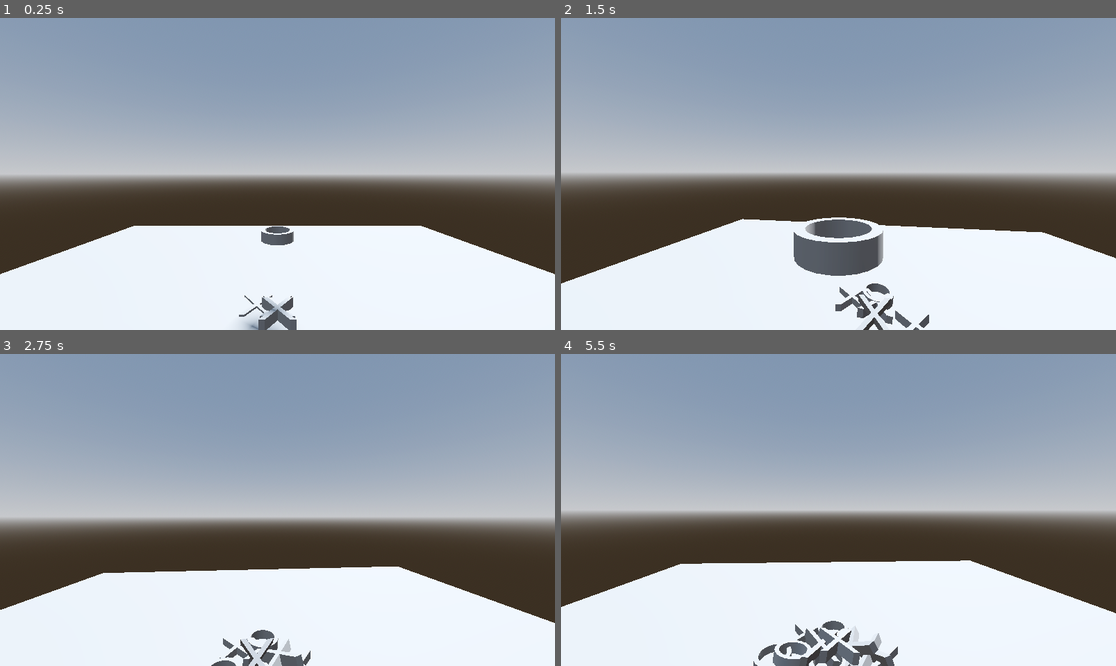
Above: before the commit, frames 1-4 (two rows, left to right).
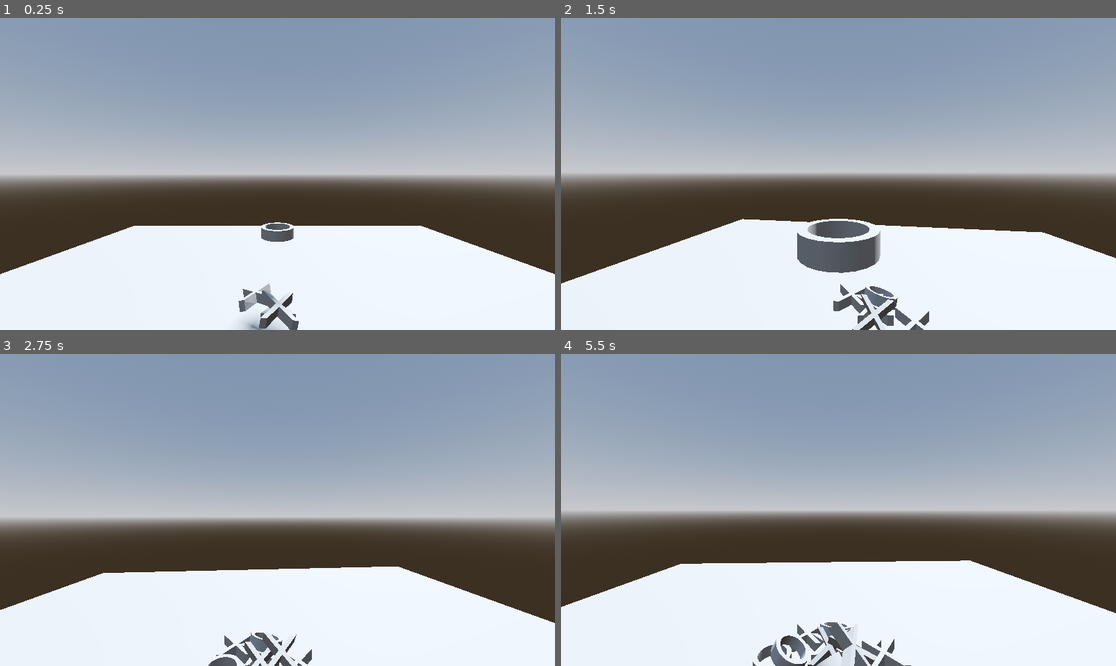
Above: after the commit, the same moments.

Repository: masteroftime/throw-tac-toe
Game: Godot game, scene res://src/level.tscn
Same seed, same stepped clock (60 frames per second), same inputs: the game is played once before the commit and once after it.
Inputs (mouse positions are in pixels of both pictures, inside the frame that each line leads up to):
- Up to frame 1 (0.25 s): no input
- Up to frame 2 (1.5 s): move the mouse to (866, 174) at 0.52 s; press the mouse at (866, 174) at 0.53 s; move the mouse to (810, 174) at 1.27 s; release the mouse at (810, 174) at 1.28 s; click (810, 174) at 1.35 s
- Up to frame 3 (2.75 s): tap Enter at 2 s; move the mouse to (288, 503) at 2.02 s; press the mouse at (288, 503) at 2.03 s
- Up to frame 4 (5.5 s): move the mouse to (832, 516) at 2.77 s; release the mouse at (832, 516) at 2.78 s; click (832, 516) at 2.85 s; move the mouse to (877, 513) at 3.52 s; press the mouse at (877, 513) at 3.53 s; move the mouse to (794, 506) at 4.27 s; release the mouse at (794, 506) at 4.28 s; click (794, 506) at 4.35 s; move the mouse to (844, 510) at 5.02 s; press the mouse at (844, 510) at 5.03 s

The runs differ from the first frame. In frame 1, 0.8% of the frame differs, in the area x 42-54%, y 65-100%; in frame 2, 1.1%; in frame 3, 0.7%; in frame 4, 1.5%, in the area x 34-64%, y 85-100%.

Commit message:
Try to improve physics settings

Diff:
--- a/project.godot
+++ b/project.godot
@@ -22,3 +22,8 @@
 "events": [Object(InputEventMouseButton,"resource_local_to_scene":false,"resource_name":"","device":-1,"window_id":0,"a …(253 unchanged characters)…
 ]
 }
+
+[physics]
+
+common/physics_ticks_per_second=120
+3d/solver/contact_max_allowed_penetration=0.001
--- a/src/symbol_o.tscn
+++ b/src/symbol_o.tscn
@@ -3,6 +3,7 @@
 [ext_resource type="ArrayMesh" uid="uid://djlvajgwfj6up" path="res://assets/symbol_o.obj" id="1_0vwpg"]
 
 [node name="SymbolO" type="RigidBody3D"]
+continuous_cd = true
 
 [node name="MeshInstance3D" type="MeshInstance3D" parent="."]
 mesh = ExtResource("1_0vwpg")
--- a/src/symbol_x.tscn
+++ b/src/symbol_x.tscn
@@ -3,6 +3,7 @@
 [ext_resource type="ArrayMesh" uid="uid://cqlcbuqh1y3a3" path="res://assets/symbol_x.obj" id="1_gm66u"]
 
 [node name="SymbolX" type="RigidBody3D"]
+continuous_cd = true
 
 [node name="MeshInstance3D" type="MeshInstance3D" parent="."]
 mesh = ExtResource("1_gm66u")
